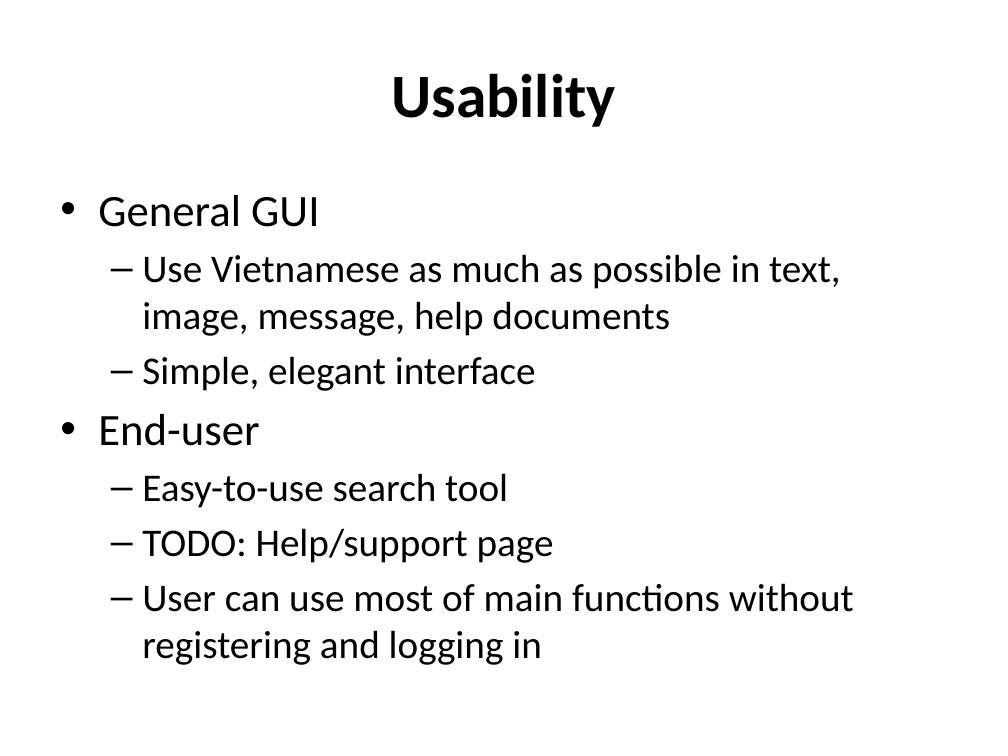
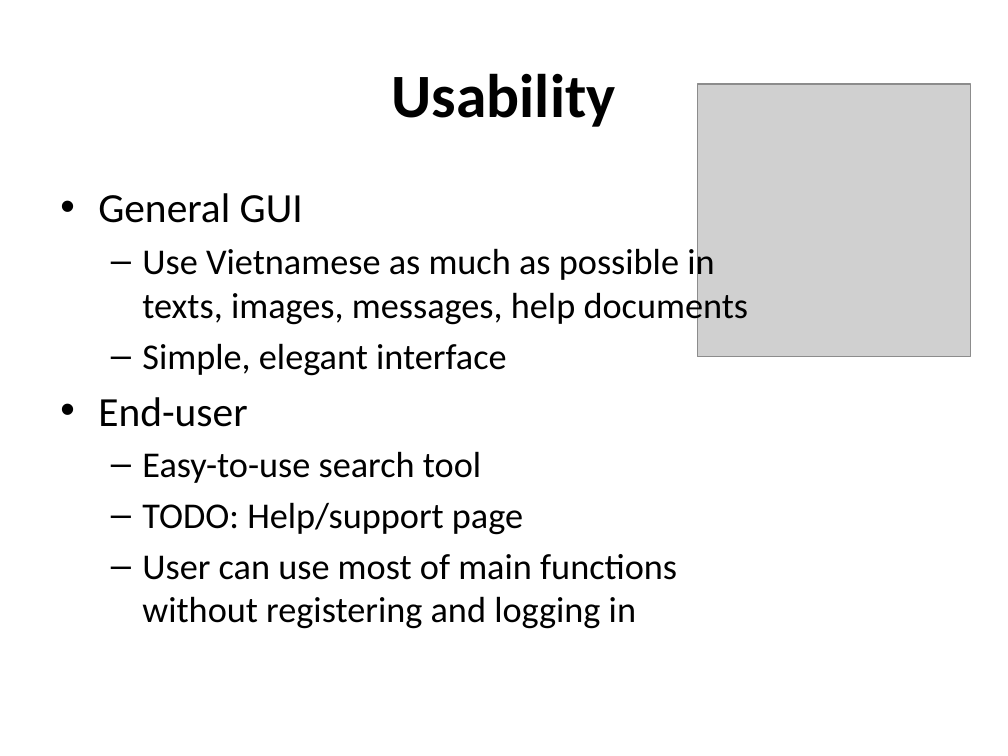
Before and after one commit to hungqcao/Rental-House-Finding, a slide deck: slide 3 of Document/Documentation/Final Document & Report/Non-functional Requirements.pptx. Drawn at 1008x756 pixels with LibreOffice and Linux fonts; fonts in the diff are those of the drawing; grey boxes stand for pictures. Boxes give left, top, right and bottom in pixels: in the first picture for what was removed or moved away, otherwise in the second. Text is boxed around its words. In the diff, an @@ line names an element or a change of style, - is before the commit and + after.

```diff
--- a/Document/Documentation/Final Document & Report/Non-functional Requirements.pptx
+++ b/Document/Documentation/Final Document & Report/Non-functional Requirements.pptx
@@ picture added at <box>698,84,971,357</box> @@
@@ text at <box>98,193,677,629</box>: size 32 to 29.6 pt in "General GUI", "End-user"; size 28 to 25.9 pt in "Simple, elegant interface", "Easy-to-use search tool", "TODO: Help/support page", "User can use most of main functions ..." @@
@@ text at <box>142,244,749,327</box>: text changed; size 28 to 25.9 pt @@
-  – Use Vietnamese as much as possible in text, image, message, help documents
+  – Use Vietnamese as much as possible in texts, images, messages, help documents
```
Also in this commit, not shown: 7 other slides changed, 1 slide added.
